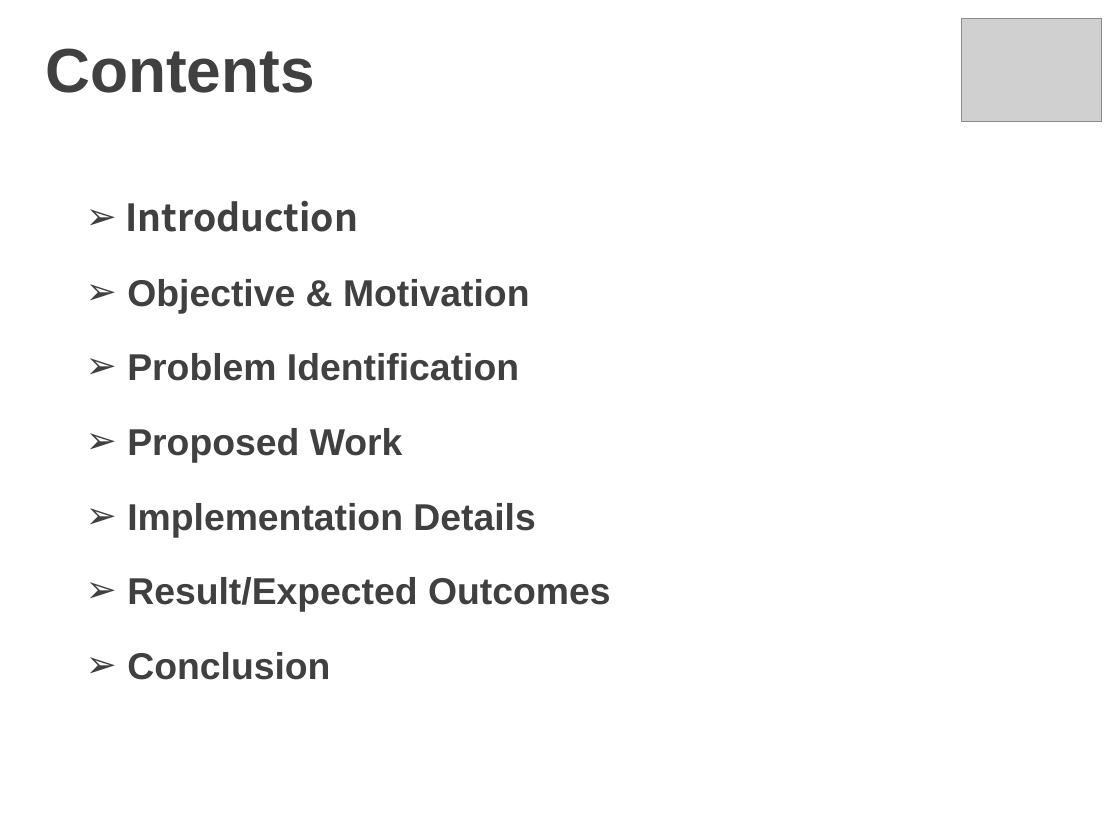
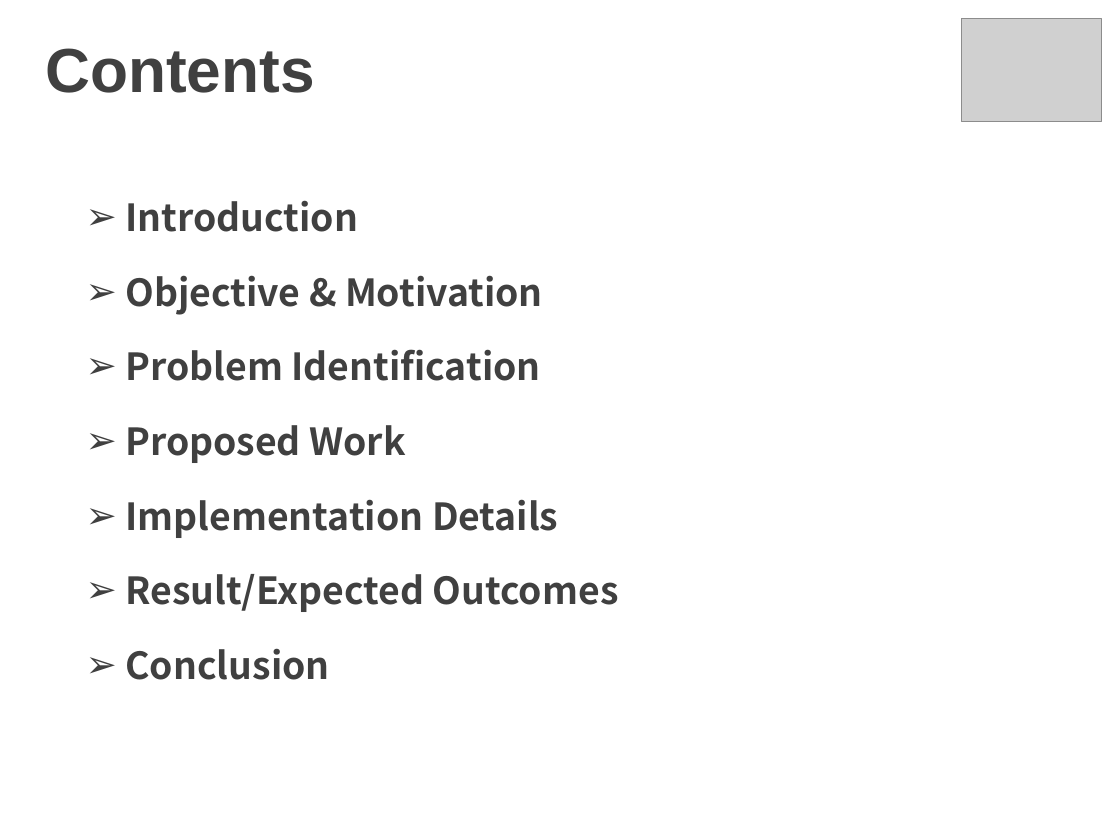
Before and after one commit to sumankrsaurabh/Crop-Yied-Prediction, a slide deck: slide 2 of Minor Project Presentation Template (1).pptx. Drawn at 1120x840 pixels with LibreOffice and Linux fonts; fonts in the diff are those of the drawing; grey boxes stand for pictures; background and template pictures are left out. Boxes give left, top, right and bottom in pixels: in the first picture for what was removed or moved away, otherwise in the second. Text is boxed around its words. In the diff, an @@ line names an element or a change of style, - is before the commit and + after.

```diff
--- a/Minor Project Presentation Template (1).pptx
+++ b/Minor Project Presentation Template (1).pptx
@@ text at (x1=125, y1=275, x2=619, y2=680): font Arial to Noto Sans CJK KR in "Objective & Motivation", "Problem Identification", "Proposed Work", "Implementation Details" and 2 more places @@
```
Also in this commit, not shown: 7 other slides changed, 1 slide added, 1 slide removed, 3 other files.
